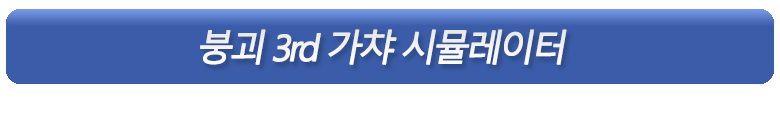
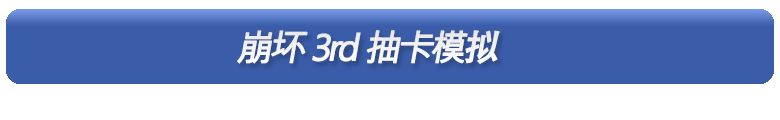
Layer changes from the first w=780, h=120 image to the second:
renamed "붕괴 3rd 가챠 시뮬레이터" to "1", painted on it over 200, 29, 567, 65
